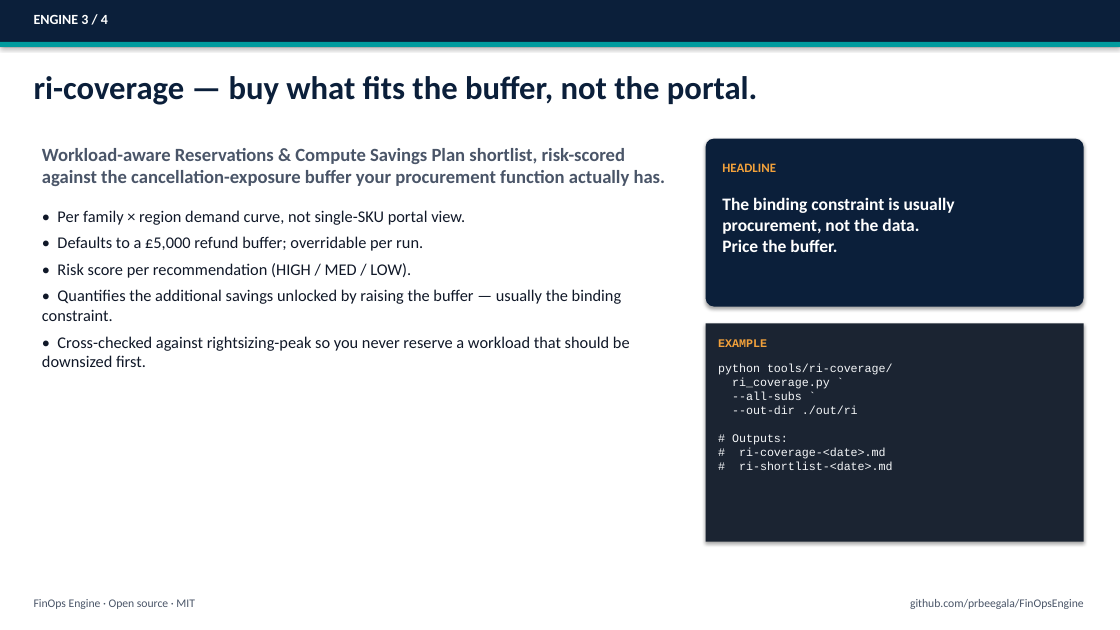
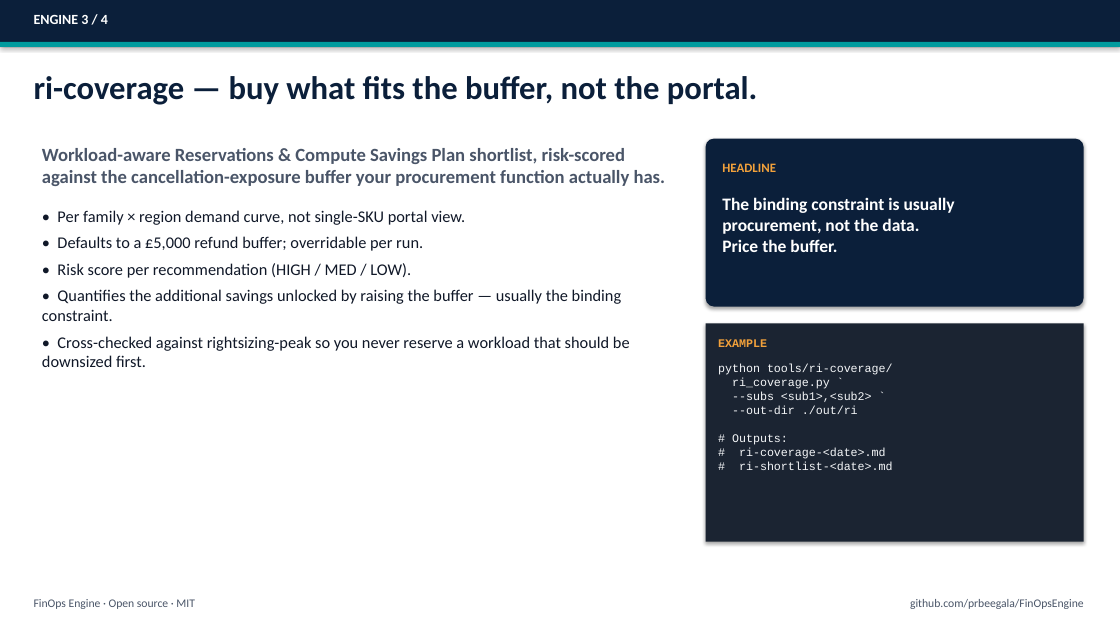
Before and after one commit to prbeegala/FinOpsEngine, a slide deck: slide 6 of docs/finops-engine-overview.pptx. Drawn at 1120x630 pixels with LibreOffice and Linux fonts; fonts in the diff are those of the drawing. Boxes give left, top, right and bottom in pixels: in the first picture for what was removed or moved away, otherwise in the second. Text is boxed around its words. In the diff, an @@ line names an element or a change of style, - is before the commit and + after.

```diff
--- a/docs/finops-engine-overview.pptx
+++ b/docs/finops-engine-overview.pptx
@@ text at bbox=[718, 364, 893, 470]: text changed @@
-python tools/ri-coverage/
-ri_coverage.py `
---all-subs `
---out-dir ./out/ri
-# Outputs:
-# ri-coverage-<date>.md
-# ri-shortlist-<date>.md
+python tools/ri-coverage/
+ri_coverage.py `
+--subs <sub1>,<sub2> `
+--out-dir ./out/ri
+# Outputs:
+# ri-coverage-<date>.md
+# ri-shortlist-<date>.md
```
Also in this commit, not shown: 7 other slides changed, 1 other file.
